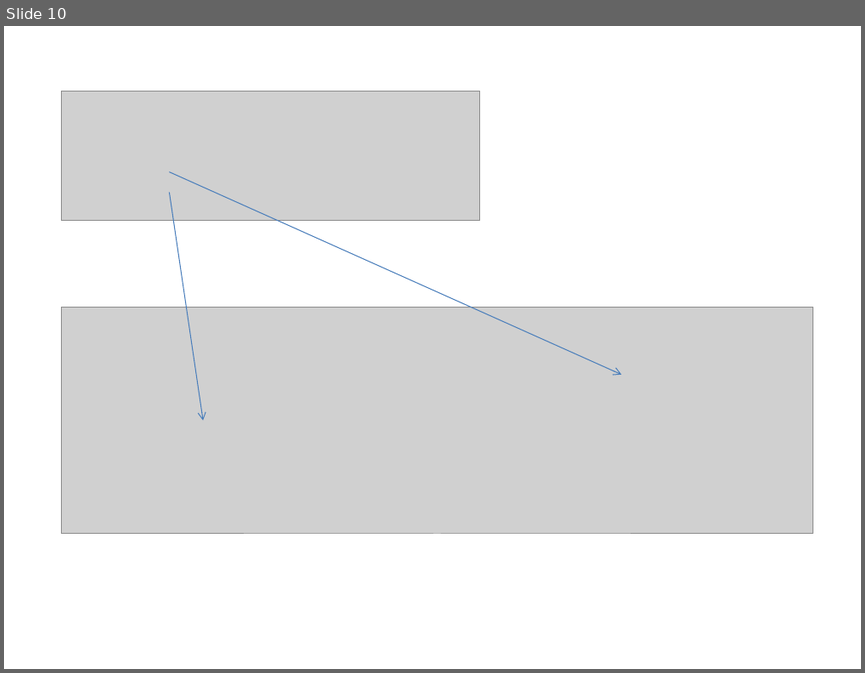
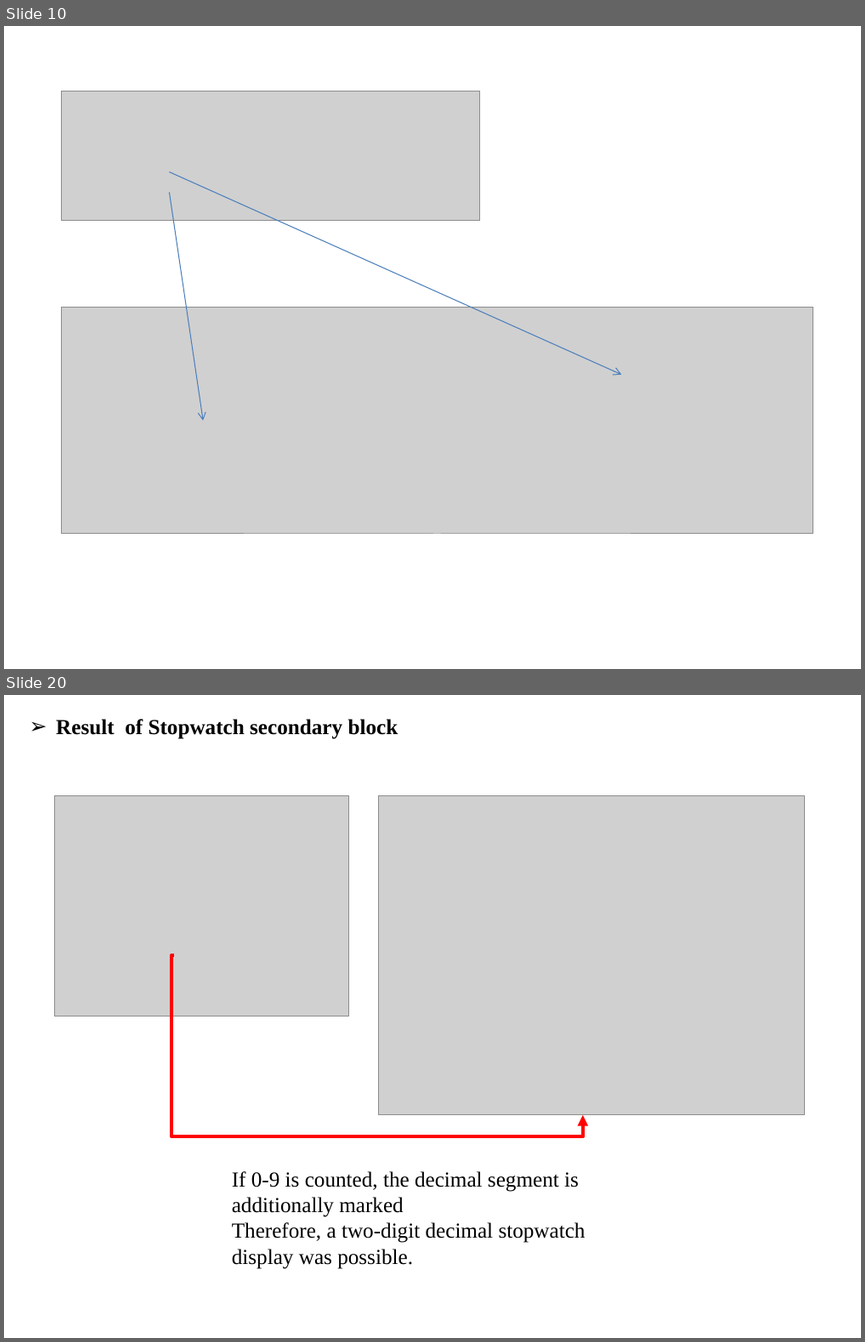
Before and after one commit to JAICHANGPARK/DE2_DOCKER_FPGA, a slide deck: presentation/20181017/FPGA LPM Component.pptx. Shown one above the other, each under a label of ours: slide 10 before the commit, slides 10 and 20 after it; the slides between them are not shown. The pictures are 865x673 and 865x1342 pixels, drawn with LibreOffice and Linux fonts; fonts in the diff are those of the drawing; grey boxes stand for pictures. Boxes give left, top, right and bottom in pixels: in the first picture for what was removed or moved away, otherwise in the second. Text is boxed around its words. In the diff, an @@ line names an element or a change of style, - is before the commit and + after.

```diff
--- a/presentation/20181017/FPGA LPM Component.pptx
+++ b/presentation/20181017/FPGA LPM Component.pptx
@@ slide 20 added at (4,695,861,1338), background #FFFFFF @@
@@ text added at (56,719,398,739), 18 pt, text #000000, bold @@
+➢ Result of Stopwatch secondary block
@@ picture added at (54,795,349,1016) @@
@@ picture added at (378,795,804,1115) @@
@@ elbow arrow added from (175, 955) to (582, 1115), #FF0000 3 pt @@
@@ text added at (232,1171,585,1269), 18 pt, text #000000 @@
+If 0-9 is counted, the decimal segment is additionally marked
+Therefore, a two-digit decimal stopwatch display was possible.
```
Also in this commit, not shown: 5 slides changed, 9 other slides added, 6 slides removed.
